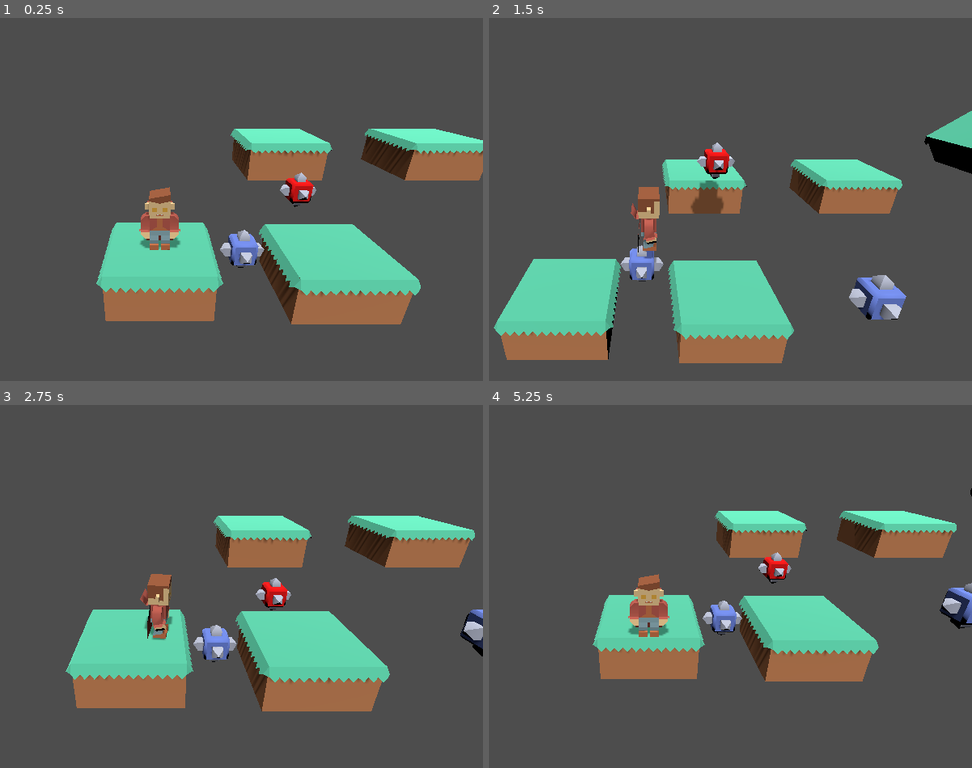
Above: before the commit, frames 1-4 (two rows, left to right).
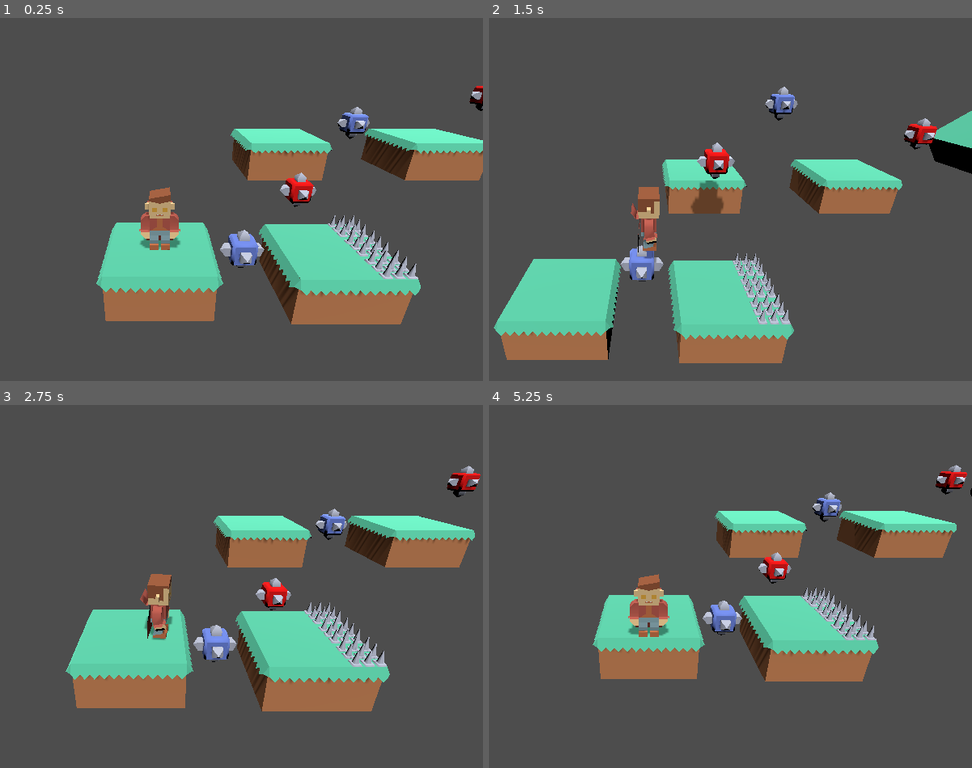
Above: after the commit, the same moments.

Repository: HonouredOne/3DGodotPlatformer
Game: Godot game, scene res://Scenes/Levels/Level1.tscn
Same seed, same stepped clock (60 frames per second), same inputs: the game is played once before the commit and once after it.
Inputs (mouse positions are in pixels of both pictures, inside the frame that each line leads up to):
- Up to frame 1 (0.25 s): no input
- Up to frame 2 (1.5 s): tap Enter at 0.5 s; move the mouse to (793, 181) at 0.52 s; hold Right (move_right) 0.53-1.25 s; tap 1 at 0.6 s; click (793, 181) at 0.67 s; tap Space (jump) at 0.77 s; drag from (517, 217) to (614, 272) at 1.27 s
- Up to frame 3 (2.75 s): move the mouse to (222, 506) at 2.02 s; hold Right (move_right) from 2.03 s (still down); tap 1 at 2.1 s
- Up to frame 4 (5.25 s): release Right (move_right) at 2.75 s; drag from (614, 659) to (outside the picture) at 2.77 s; move the mouse to (841, 640) at 3.52 s; hold Left (move_left) 3.53-4.25 s; tap 1 at 3.6, 5.1 s; tap Space (jump) at 3.77 s; drag from (outside the picture) to (551, 495) at 4.27 s; move the mouse to (682, 586) at 5.02 s; hold Down (move_backward) from 5.03 s (still down); click (682, 586) at 5.17 s

The runs differ from the first frame. In frame 1, 1.5% of the frame differs, in the area x 67-100%, y 18-72%; in frame 2, 2.6%, in the area x 50-93%, y 18-85%; in frame 3, 2.1%; in frame 4, 2.0%.

Commit message:
added spikes; modified spike blocks

Diff:
--- a/Scenes/Levels/Level1.tscn
+++ b/Scenes/Levels/Level1.tscn
@@ -6,6 +6,7 @@
 [ext_resource type="PackedScene" uid="uid://c24w2aw5jnj38" path="res://Scenes/Platforms/SlopedPlatform.tscn" id="4_5ieo2"]
 [ext_resource type="PackedScene" uid="uid://bsjewb3ld084h" path="res://Scenes/Objects/BlueSpikeBlock.tscn" id="5_2333k"]
 [ext_resource type="PackedScene" uid="uid://cy72obsirviw3" path="res://Scenes/Objects/RedSpikeBlock.tscn" id="5_rui7l"]
+[ext_resource type="PackedScene" uid="uid://dty8uh2i3311i" path="res://Scenes/Objects/Spikes.tscn" id="7_3jk4g"]
 
 [node name="Main" type="Node3D"]
 
@@ -42,19 +43,56 @@
 [node name="SlopedPlatform" parent="Platforms" instance=ExtResource("4_5ieo2")]
 transform = Transform3D(1, 0, 0, 0, 1, 0, 0, 0, 1, 13.2575, 2.37788, -3.55183)
 
-[node name="SpikeBlock" parent="." instance=ExtResource("5_2333k")]
+[node name="SpikeBlocks" type="Node" parent="."]
+
+[node name="SpikeBlock" parent="SpikeBlocks" instance=ExtResource("5_2333k")]
 transform = Transform3D(1, 0, 0, 0, 1, 0, 0, 0, 1, 1.66128, -0.46098, 0.00751356)
 move_speed = 1.5
 move_direction = Vector3(0, 2, 0)
 
-[node name="SpikeBlock2" parent="." instance=ExtResource("5_rui7l")]
+[node name="SpikeBlock2" parent="SpikeBlocks" instance=ExtResource("5_rui7l")]
 transform = Transform3D(1, 0, 0, 0, 1, 0, 0, 0, 1, 3.37826, -0.481023, -1.70947)
 move_speed = 4.0
 move_direction = Vector3(0, 3, 0)
 
-[node name="SpikeBlock3" parent="." instance=ExtResource("5_2333k")]
-transform = Transform3D(1, 0, 0, 0, 1, 0, 0, 0, 1, 5.42261, 0.950796, 1.47192)
+[node name="SpikeBlock3" parent="SpikeBlocks" instance=ExtResource("5_2333k")]
+transform = Transform3D(1, 0, 0, 0, 1, 0, 0, 0, 1, 5.42261, 0.950796, -3.49943)
+move_speed = 3.5
+move_direction = Vector3(0, 2.5, 0)
 
-[connection signal="body_entered" from="SpikeBlock" to="SpikeBlock" method="_on_body_entered"]
-[connection signal="body_entered" from="SpikeBlock2" to="SpikeBlock2" method="_on_body_entered"]
-[connection signal="body_entered" from="SpikeBlock3" to="SpikeBlock3" method="_on_body_entered"]
+[node name="SpikeBlock4" parent="SpikeBlocks" instance=ExtResource("5_rui7l")]
+transform = Transform3D(1, 0, 0, 0, 1, 0, 0, 0, 1, 9.58796, 2.49316, -4.62515)
+move_speed = 1.5
+move_direction = Vector3(0, 0, 2)
+
+[node name="SpikeBlock5" parent="SpikeBlocks" instance=ExtResource("5_2333k")]
+transform = Transform3D(1, 0, 0, 0, 1, 0, 0, 0, 1, 13.4284, 2.9037, -1.82071)
+move_speed = 4.0
+move_direction = Vector3(0, 2, 0)
+
+[node name="SpikeBlock6" parent="SpikeBlocks" instance=ExtResource("5_rui7l")]
+transform = Transform3D(1, 0, 0, 0, 1, 0, 0, 0, 1, 15.4511, 2.89471, 0.0221966)
+move_speed = 3.0
+move_direction = Vector3(0, 2.5, 0)
+
+[node name="SpikeBlock7" parent="SpikeBlocks" instance=ExtResource("5_2333k")]
+transform = Transform3D(1, 0, 0, 0, 1, 0, 0, 0, 1, 22.5009, 1.86089, 0.0747311)
+move_speed = 5.0
+move_direction = Vector3(0, 2, 0)
+
+[node name="Spikes" type="Node" parent="."]
+
+[node name="Spikes" parent="Spikes" instance=ExtResource("7_3jk4g")]
+transform = Transform3D(1, 0, 0, 0, 1, 0, 0, 0, 1, 4.10151, -0.000382476, 0.787134)
+
+[node name="Spikes2" parent="Spikes" instance=ExtResource("7_3jk4g")]
+transform = Transform3D(1, 0, 0, 0, 1, 0, 0, 0, 1, 4.10151, -0.000382476, 0.085093)
+
+[node name="Spikes3" parent="Spikes" instance=ExtResource("7_3jk4g")]
+transform = Transform3D(1, 0, 0, 0, 1, 0, 0, 0, 1, 4.10151, -0.000382476, -0.626419)
+
+[node name="Spikes4" parent="Spikes" instance=ExtResource("7_3jk4g")]
+transform = Transform3D(1, 0, 0, 0, 1, 0, 0, 0, 1, 16.7162, 3.46619, -0.580053)
+
+[node name="Spikes5" parent="Spikes" instance=ExtResource("7_3jk4g")]
+transform = Transform3D(1, 0, 0, 0, 1, 0, 0, 0, 1, 13.9588, 3.38026, -4.25654)
--- a/Scenes/Objects/BlueSpikeBlock.tscn
+++ b/Scenes/Objects/BlueSpikeBlock.tscn
@@ -16,3 +16,5 @@
 
 [node name="CollisionShape3D" type="CollisionShape3D" parent="."]
 shape = SubResource("SphereShape3D_lew5v")
+
+[connection signal="body_entered" from="." to="." method="_on_body_entered"]
--- a/Scenes/Objects/RedSpikeBlock.tscn
+++ b/Scenes/Objects/RedSpikeBlock.tscn
@@ -20,3 +20,5 @@
 
 [node name="CollisionShape3D" type="CollisionShape3D" parent="."]
 shape = SubResource("SphereShape3D_lew5v")
+
+[connection signal="body_entered" from="." to="." method="_on_body_entered"]
--- /dev/null
+++ b/Scenes/Objects/Spikes.tscn
@@ -0,0 +1,21 @@
+[gd_scene load_steps=4 format=3 uid="uid://dty8uh2i3311i"]
+
+[ext_resource type="Script" path="res://Scripts/Spikes.gd" id="1_q6n8c"]
+[ext_resource type="ArrayMesh" uid="uid://ckhit4w6oius4" path="res://Models/spikesLarge.obj" id="1_y428c"]
+
+[sub_resource type="BoxShape3D" id="BoxShape3D_5qy1p"]
+size = Vector3(0.581, 0.27, 0.576)
+
+[node name="Spikes" type="Area3D"]
+transform = Transform3D(1, 0, 0, 0, 1, 0, 0, 0, 1, 2.22297, 4.06359, 0)
+script = ExtResource("1_q6n8c")
+
+[node name="Model" type="MeshInstance3D" parent="."]
+mesh = ExtResource("1_y428c")
+skeleton = NodePath("../..")
+
+[node name="CollisionShape3D" type="CollisionShape3D" parent="."]
+transform = Transform3D(1, 0, 0, 0, 1, 0, 0, 0, 1, 0, 0.135, 0)
+shape = SubResource("BoxShape3D_5qy1p")
+
+[connection signal="body_entered" from="." to="." method="_on_body_entered"]
--- a/Scripts/SpikeBlock.gd
+++ b/Scripts/SpikeBlock.gd
@@ -1,6 +1,6 @@
 extends Area3D
 
-@export_range(1.0, 5.0) var move_speed := 1.0
+@export_range(1.0, 5.0, 0.5) var move_speed := 1.0
 @export var move_direction : Vector3
 
 var start_pos : Vector3
--- /dev/null
+++ b/Scripts/Spikes.gd
@@ -0,0 +1,7 @@
+extends Area3D
+
+
+
+func _on_body_entered(body):
+	if body.is_in_group("Player"):
+		body.game_over()
Not shown: 1 places in Scenes/Levels/Level1.tscn that only renumber resources
